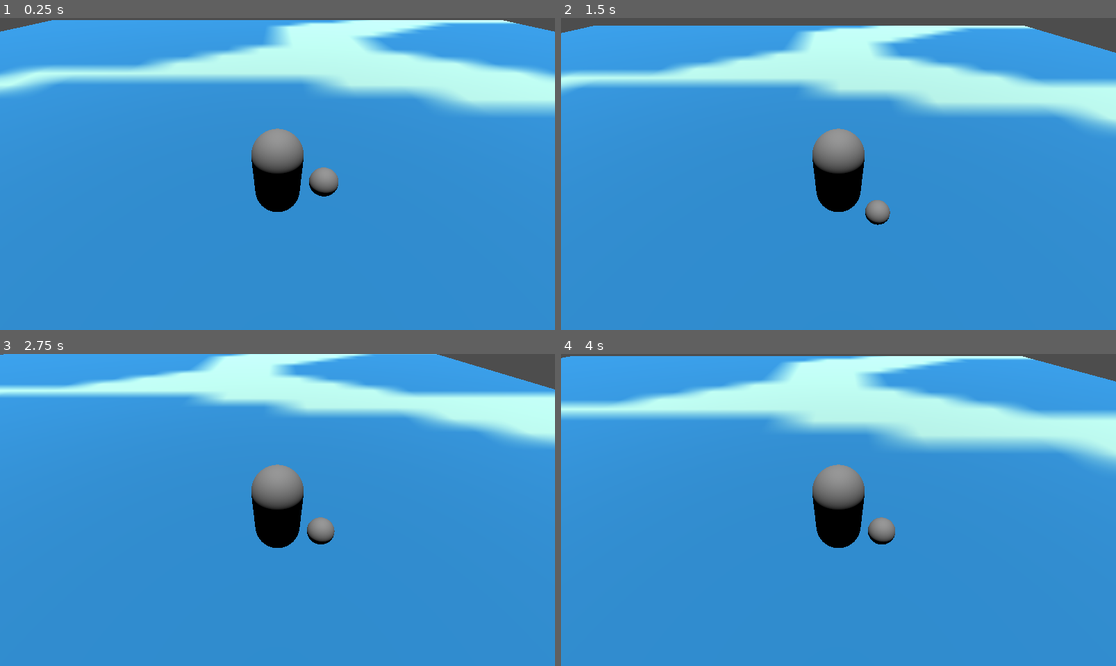
Above: before the commit, frames 1-4 (two rows, left to right).
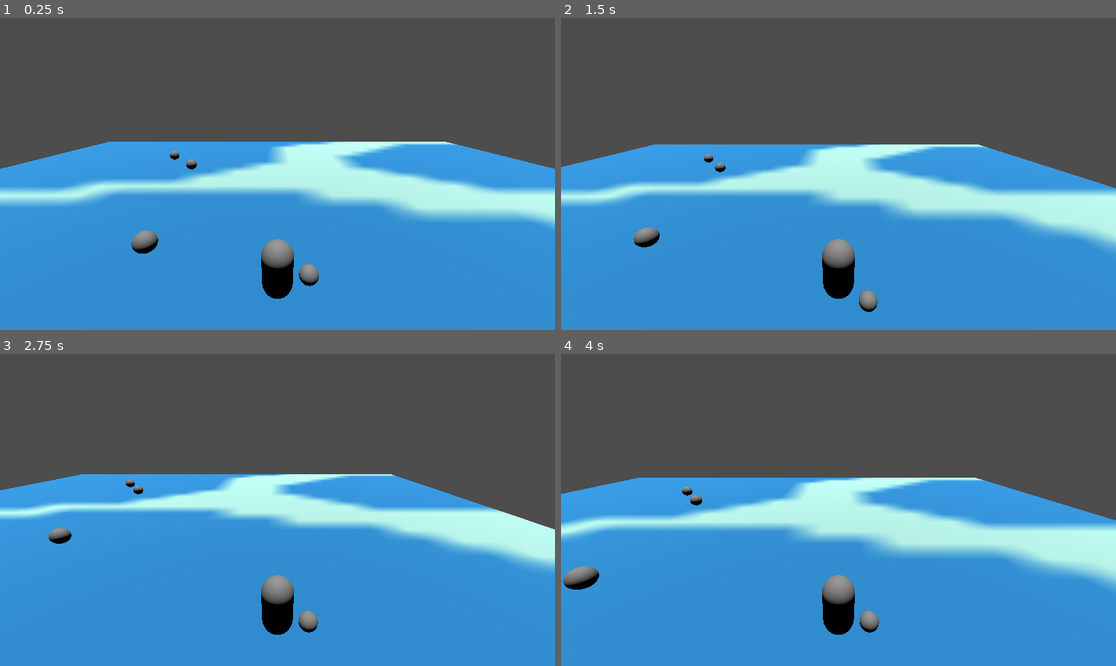
Above: after the commit, the same moments.

Repository: arry424/Chaunch
Game: Godot game, scene res://scenes/main.tscn
The game is run twice, just before and just after one commit, with the same random seed, the same clock (stepped at 60 frames per second) and the same inputs.
Inputs:
- Up to frame 1 (0.25 s): no input
- Up to frame 2 (1.5 s): hold D (move_right) 0.53-1.28 s; tap Shift (sprint) at 0.6, 1.35 s; tap Space (jump) at 0.77 s; hold S (move_back) from 1.28 s (still down)
- Up to frame 3 (2.75 s): tap Space (jump) at 1.52 s; release S (move_back) at 2.03 s; hold D (move_right) from 2.03 s (still down); tap Shift (sprint) at 2.1 s
- Up to frame 4 (4 s): release D (move_right) at 2.78 s; hold W (move_forward) 2.78-3.53 s; tap Shift (sprint) at 2.85, 3.6 s; tap Space (jump) at 3.02, 3.77 s; hold A (move_left) from 3.53 s (still down)

The runs differ from the first frame. In frame 1, 53% of the frame differs, in the area x 0-100%, y 0-90%; in frame 2, 53%; in frame 3, 52%; in frame 4, 55%.

Commit message:
randomly generate chain objects

Diff:
--- /dev/null
+++ b/code/main.gd
@@ -0,0 +1,27 @@
+extends Node
+
+@export var tree_ct = 3
+@export var rock_ct = 7
+@export var bush_ct = 5
+
+var rng = RandomNumberGenerator.new()
+
+var chain_ball_obj_scn = preload("res://scenes/chain_ball_object.tscn")
+# todo: create the other objects(tree, rock, bush) and preload them
+
+# Called when the node enters the scene tree for the first time.
+func _ready():
+	for i in range(10):
+		var x = rng.randf_range(-30, 30)
+		var z_range = pow(900.0 - x**2, 0.5)
+		var z = rng.randf_range(-z_range, z_range)
+		print(x)
+		print(z)
+		var chain_ball = chain_ball_obj_scn.instantiate()
+		chain_ball.freeze = true
+		chain_ball.global_position = Vector3(x, 1, z)
+		get_tree().root.add_child.call_deferred(chain_ball)
+
+# Called every frame. 'delta' is the elapsed time since the previous frame.
+func _process(delta):
+	pass
--- a/chain_ball_object.tscn
+++ b/scenes/chain_ball_object.tscn
@@ -5,6 +5,8 @@
 [sub_resource type="SphereMesh" id="SphereMesh_matyi"]
 
 [node name="ChainBallObject" type="RigidBody3D"]
+collision_layer = 16
+collision_mask = 17
 
 [node name="CollisionShape3D" type="CollisionShape3D" parent="."]
 shape = SubResource("SphereShape3D_bmkr3")
--- a/scenes/main.gd
+++ /dev/null
@@ -1,15 +0,0 @@
-extends Node
-
-@export var tree_ct = 3
-@export var rock_ct = 7
-@export var bush_ct = 5
-
-var rng = RandomNumberGenerator.new()
-# Called when the node enters the scene tree for the first time.
-func _ready():
-	var x = rng.randf_range(-30, 30)
-	var z = rng.randf_range(-30, 30)
-
-# Called every frame. 'delta' is the elapsed time since the previous frame.
-func _process(delta):
-	pass
--- a/scenes/main.tscn
+++ b/scenes/main.tscn
@@ -1,6 +1,6 @@
 [gd_scene load_steps=4 format=3 uid="uid://da73hxbpx018"]
 
-[ext_resource type="Script" path="res://scenes/main.gd" id="1_56u4r"]
+[ext_resource type="Script" path="res://code/main.gd" id="1_56u4r"]
 [ext_resource type="PackedScene" uid="uid://c8vgypldjsf7i" path="res://scenes/environment.tscn" id="1_68f4q"]
 [ext_resource type="PackedScene" uid="uid://cdt2hutstrwhb" path="res://scenes/player.tscn" id="2_5fjfj"]
 
--- a/scenes/player.tscn
+++ b/scenes/player.tscn
@@ -11,7 +11,7 @@
 script = ExtResource("1_crpbl")
 
 [node name="Camera3D" type="Camera3D" parent="."]
-transform = Transform3D(1, 0, 0, 0, 0.707107, 0.707107, 0, -0.707107, 0.707107, 0, 3, 3)
+transform = Transform3D(1, -4.68079e-16, 3.27753e-16, 3.27752e-16, 0.939693, 0.34202, -4.68079e-16, -0.34202, 0.939693, 2.08165e-12, 5, 5)
 
 [node name="CollisionShape3D" type="CollisionShape3D" parent="."]
 shape = SubResource("CapsuleShape3D_w3mry")
